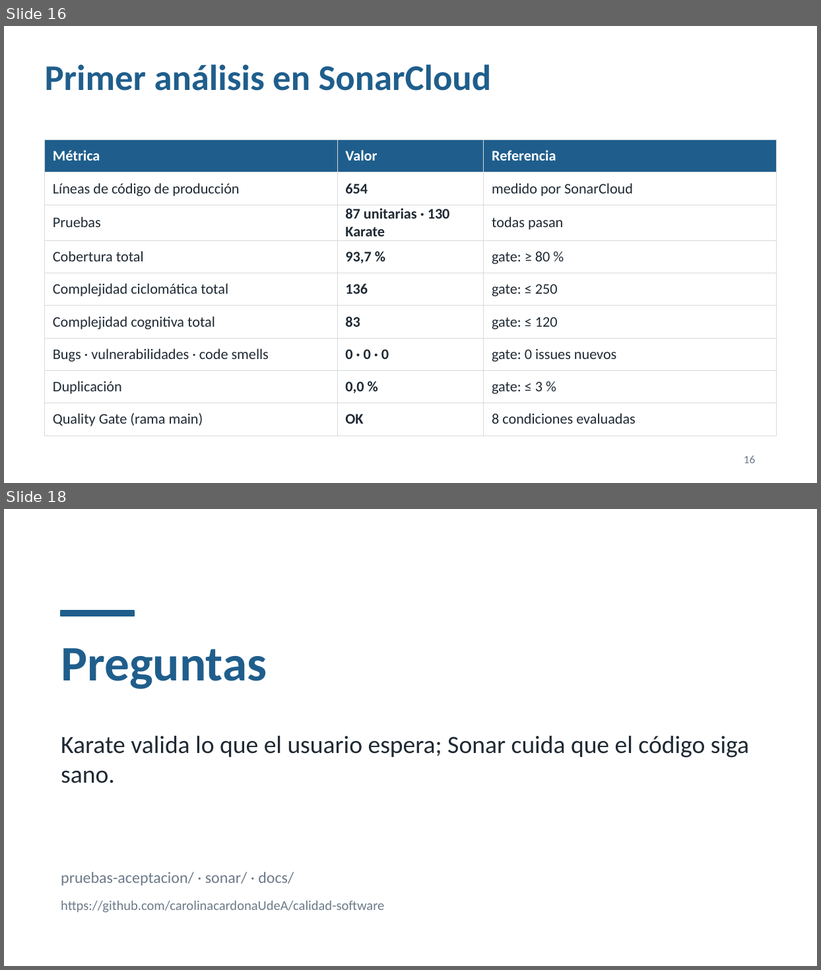
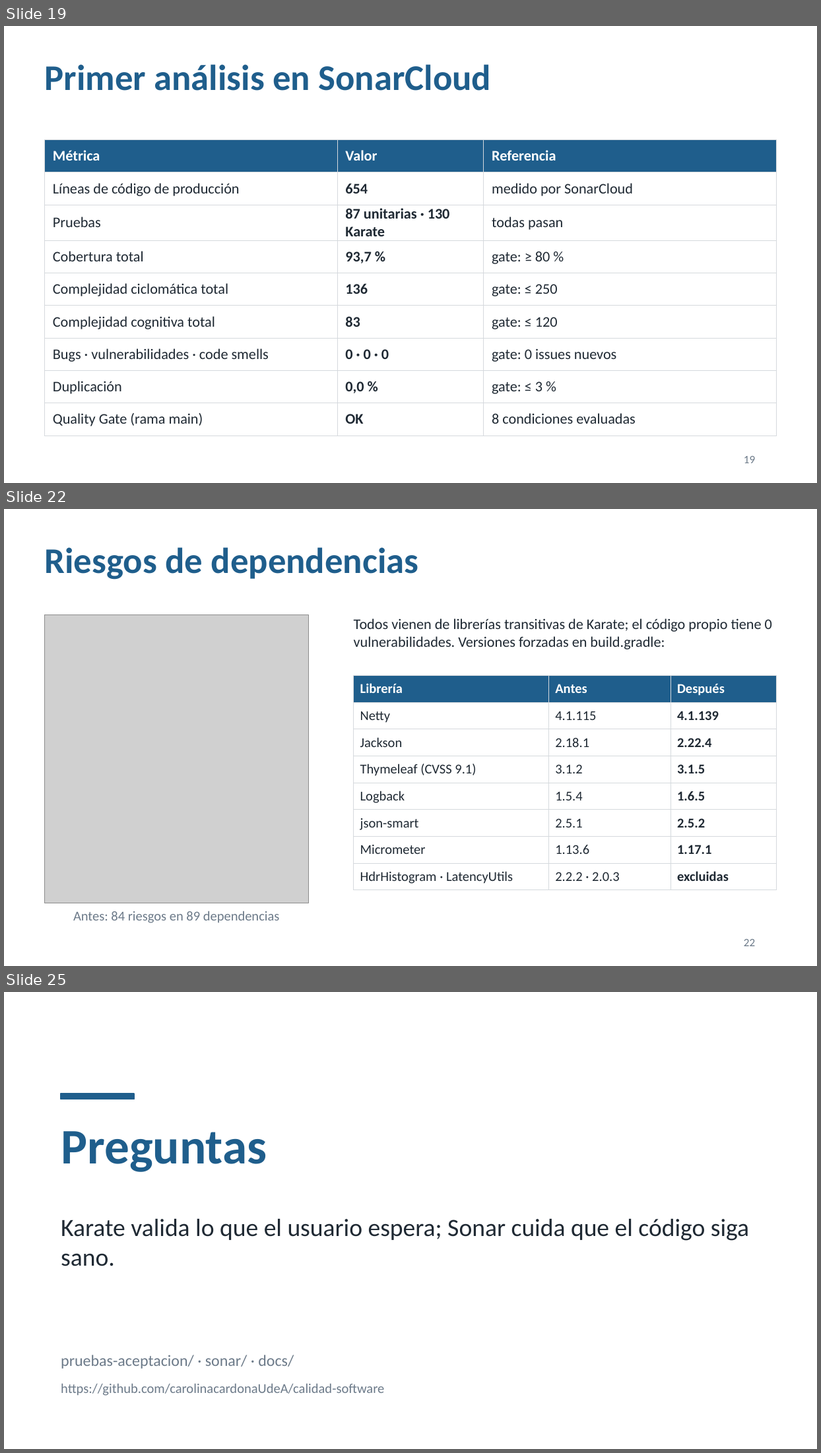
Before and after one commit to carolinacardonaUdeA/calidad-software, a slide deck: docs/Presentacion_Calidad_Calculadora.pptx. Shown one above the other, each under a label of ours: slides 16 and 18 before the commit, slides 19, 22 and 25 after it; the slides between them are not shown. The pictures are 821x970 and 821x1453 pixels, drawn with LibreOffice and Linux fonts; fonts in the diff are those of the drawing; grey boxes stand for pictures. Boxes give left, top, right and bottom in pixels: in the first picture for what was removed or moved away, otherwise in the second. Text is boxed around its words. In the diff, an @@ line names an element or a change of style, - is before the commit and + after.

```diff
--- a/docs/Presentacion_Calidad_Calculadora.pptx
+++ b/docs/Presentacion_Calidad_Calculadora.pptx
@@ slide 22 added at bbox=[4, 509, 817, 966], background #FFFFFF @@
@@ title added at bbox=[45, 547, 419, 580], 32 pt, text #1F5E8C, bold @@
+Riesgos de dependencias
@@ picture added at bbox=[45, 615, 309, 904] @@
@@ text added at bbox=[354, 619, 772, 650], 13 pt, text #1F2933 @@
+Todos vienen de librerías transitivas de Karate; el código propio tiene 0 vulnerabilidades. Versiones forzadas en build.gradle:
@@ table added at bbox=[354, 676, 776, 887], 8 rows, 3 columns @@
+Librería | Antes | Después
+Netty | 4.1.115 | 4.1.139
+Jackson | 2.18.1 | 2.22.4
+Thymeleaf (CVSS 9.1) | 3.1.2 | 3.1.5
+Logback | 1.5.4 | 1.6.5
+json-smart | 2.5.1 | 2.5.2
+Micrometer | 1.13.6 | 1.17.1
+HdrHistogram · LatencyUtils | 2.2.2 · 2.0.3 | excluidas
@@ text added at bbox=[73, 912, 280, 923], 12 pt, text #6C7A89 @@
+Antes: 84 riesgos en 89 dependencias
@@ page number added at bbox=[744, 939, 755, 947], 10 pt, text #6C7A89 @@
+22
@@ what was slide 16 is now slide 19 @@
@@ page number at bbox=[744, 456, 755, 464]: text changed @@
-16
+19
@@ what was slide 18 is now slide 25 @@
```
Also in this commit, not shown: 2 slides changed, 6 other slides added, 4 other files.
